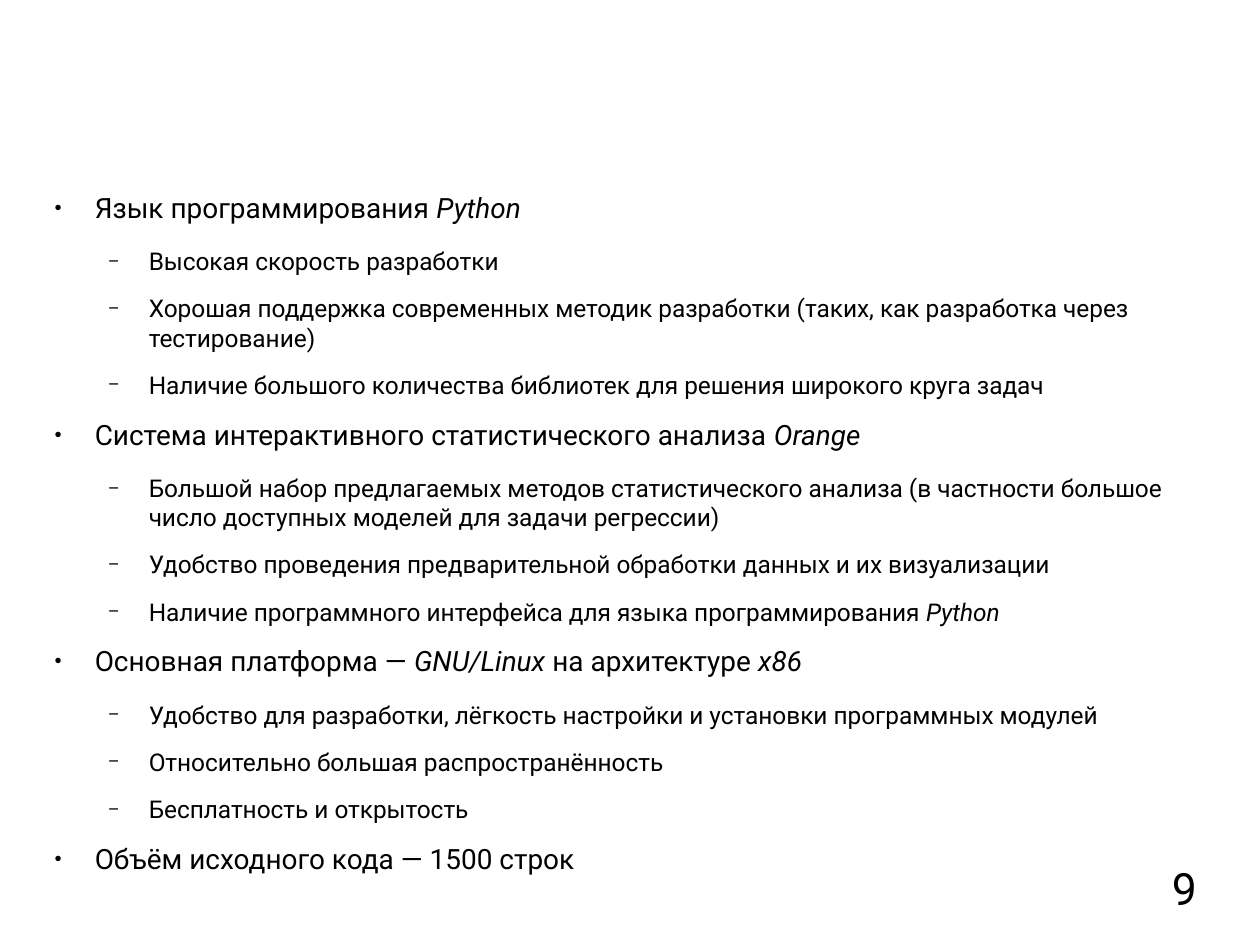
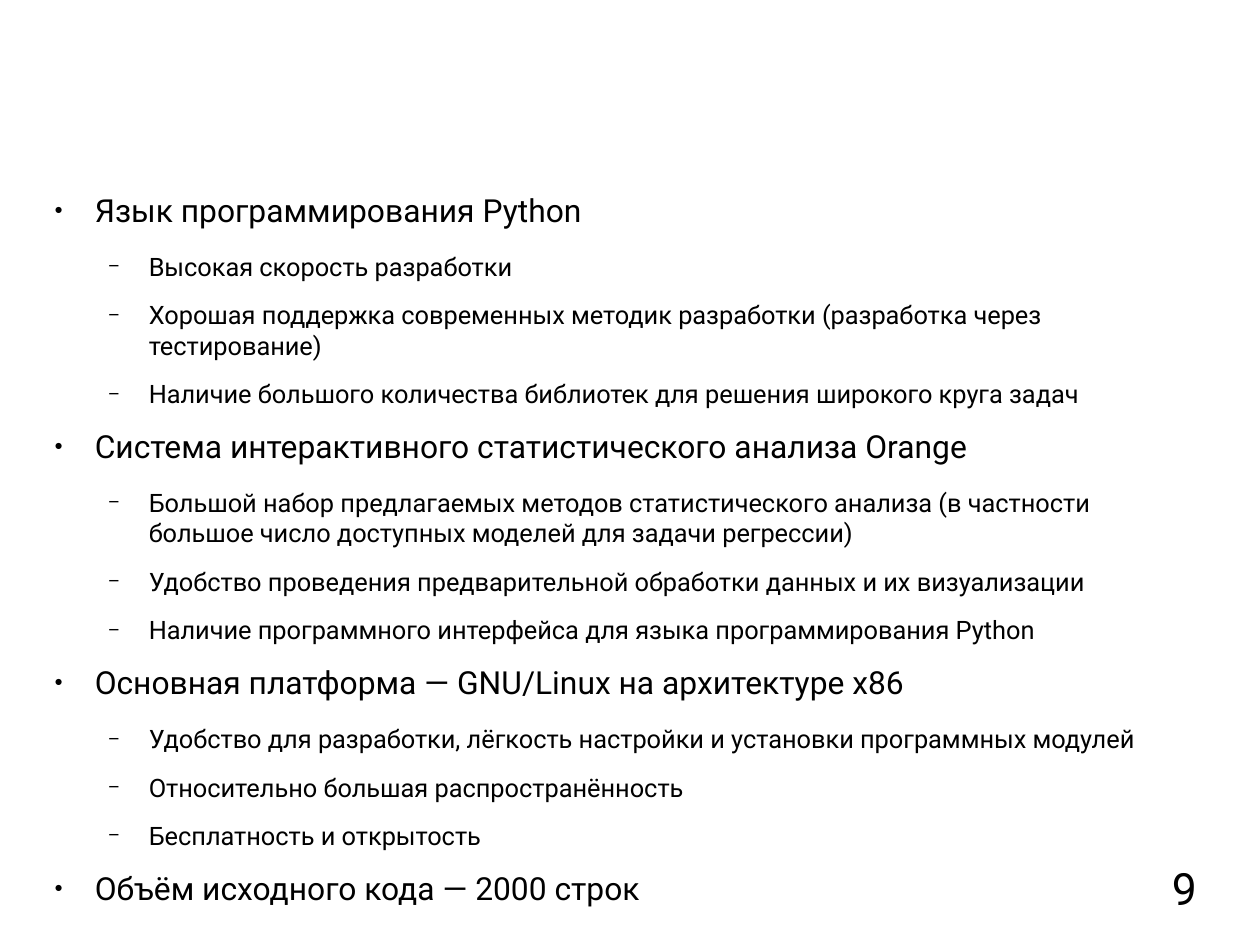
Before and after one commit to mkpankov/adaptor, a slide deck: slide 9 of diploma/defense/brochure.odp. Drawn at 1260x945 pixels with LibreOffice and Linux fonts; fonts in the diff are those of the drawing; background and template pictures are left out. Boxes give left, top, right and bottom in pixels: in the first picture for what was removed or moved away, otherwise in the second. Text is boxed around its words. In the diff, an @@ line names an element or a change of style, - is before the commit and + after.

```diff
--- a/diploma/defense/brochure.odp
+++ b/diploma/defense/brochure.odp
@@ text at <box>95,198,1135,850</box>: size 17.6 to 20 pt in "Язык программирования Python", "Система интерактивного статистического анализа Orange", "Основная платформа — GNU/Linux на архитектуре x86"; italic off in "Python", "Orange", "Python", "GNU/Linux x86"; size 15.3 to 16 pt in "Высокая скорость разработки", "Наличие большого количества библиотек для решения широкого ...", "Большой набор предлагаемых методов статистического анализа ( ...", "Удобство проведения предварительной обработки данных и их ..." and 4 more places @@
@@ text at <box>149,304,1042,361</box>: text changed; size 15.3 to 16 pt @@
-  − Хорошая поддержка современных методик разработки (таких, как разработка через тестирование)
+  − Хорошая поддержка современных методик разработки (разработка через тестирование)
@@ text at <box>95,876,640,907</box>: text changed; size 17.6 to 20 pt @@
-● Объём исходного кода — 1500 строк
+● Объём исходного кода — 2000 строк
```
Also in this commit, not shown: 9 other slides changed.
